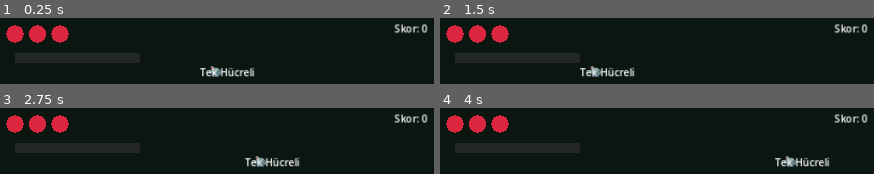
Above: before the commit, frames 1-4 (two rows, left to right).
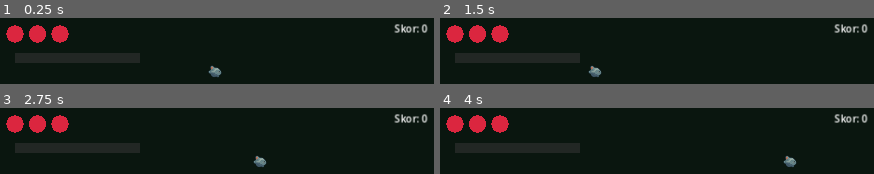
Above: after the commit, the same moments.

Repository: Trend25/Evolution_Game
Game: Godot game, scene res://scenes/Main.tscn
Two runs of this game, one before a commit and one after it. Both use one fixed random seed, a clock stepped at 60 frames per second and the inputs below.
Inputs (mouse positions are in pixels of both pictures, inside the frame that each line leads up to):
- Up to frame 1 (0.25 s): no input
- Up to frame 2 (1.5 s): tap Enter at 0.5 s; move the mouse to (outside the picture) at 0.52 s; click (outside the picture) at 0.67 s; tap Space at 1.25 s; drag from (outside the picture) to (outside the picture) at 1.27 s
- Up to frame 3 (2.75 s): tap Enter at 2 s; move the mouse to (outside the picture) at 2.02 s; click (outside the picture) at 2.17 s
- Up to frame 4 (4 s): tap Space at 2.75 s; drag from (outside the picture) to (outside the picture) at 2.77 s; tap Enter at 3.5 s; move the mouse to (outside the picture) at 3.52 s; click (outside the picture) at 3.67 s

The runs differ from the first frame. In frame 1, 1.1% of the frame differs, in the area x 46-59%, y 74-90%; in frame 2, 1.1%; in frame 3, 1.1%; in frame 4, 1.1%.

Commit message:
style: improve organism readability and bonus halo

Diff:
--- a/scripts/organism.gd
+++ b/scripts/organism.gd
@@ -16,6 +16,13 @@
 @export var tier: int = 0  # Solucan büyüme mekaniği: tier>0 ise fiziksel/görsel boyut büyür (bkz. OrganismTypes.tier_size_multiplier)
 @export var is_fish_part: bool = false  # Balık'ın iki parçadan biri mi (bkz. spawner.gd, _perform_fish_part_merge)
 @export var fish_part_index: int = 0  # 0 veya 1 — tamamlayıcı parça diğeriyle eşleşir
+
+# Görsel cila (visual-polish/stage-readability): isim etiketleri normal
+# oyunda kafa karıştırıcı/gereksiz olduğundan varsayılan olarak gizli.
+# QA/test script'leri, organizmayı sahneye eklemeden (add_child/_ready'den)
+# ÖNCE bu alanı true yaparak etiketi görünür kılabilir. Yeni bir autoload
+# veya project.godot değişikliği kasıtlı olarak eklenmedi.
+@export var show_debug_label: bool = false
 
 var _merge_armed: bool = false
 var _is_merging: bool = false
@@ -61,6 +68,7 @@
 		if tier > 0:
 			label_text = "%s (Büyük)" % label_text
 		_debug_label.text = label_text
+		_debug_label.visible = show_debug_label
 
 ## UC-02 Adım 1: Fizik motoru aynı seviyeden bir canlıyla temasını algıladığında çağrılır (body_entered).
 func _on_body_entered(body: Node) -> void:
--- a/scripts/organism_visual.gd
+++ b/scripts/organism_visual.gd
@@ -193,13 +193,36 @@
 const FISH_FRONT_TEXTURE: Texture2D = preload("res://assets/organisms/stage_03_fish_front.png")
 const FISH_BACK_TEXTURE: Texture2D = preload("res://assets/organisms/stage_03_fish_back.png")
 
+# Görsel cila (visual-polish/stage-readability): Stage 0-7 normal sprite
+# ölçeklemesi ÖNCEKİ (tuval genişliğine göre) haliyle korunuyor -- bkz.
+# _add_scaled_sprite. Yalnızca Balık ön/arka parçaları, okunabilirlik
+# şikayeti üzerine ("tek bakışta ayırt edilecek büyüklükte olsun"), bu
+# temel ölçeğin üzerine minimal bir `extra_scale` çarpanı alır (bkz.
+# _build_sprite_fish_part, FISH_PART_EXTRA_SCALE) -- ön ve arka AYNI
+# çarpanı kullanır (ikisinin tuvali aynı boyutta olduğundan kesim hattı
+# hizası bozulmaz), ~%64-66 görünür doluluk hedefiyle ölçüldü (bkz. rapor).
+# Tam Balık'ın (STAGE_TEXTURES[3]) ölçeği bu çarpandan ETKİLENMEZ.
+const FISH_PART_EXTRA_SCALE: float = 1.40
+
 # Bonus Sistemi (editör notu — erişilebilirlik): renk değişimine (altın ton)
 # ek olarak, renk körü oyuncular da ayırt edebilsin diye gövdenin arkasında
 # sürekli nabız atan yarı saydam bir hale/halka gösterilir.
-const BONUS_HALO_COLOR: Color = Color(1.0, 0.9, 0.4, 0.55)
-const BONUS_HALO_SCALE: float = 1.55
-const BONUS_HALO_PULSE_SCALE: float = 1.75
+# Görsel cila (visual-polish/stage-readability): eski düz/opak disk yerine,
+# gövdenin arkasında yumuşak, altın renkli bir "halka/glow" -- katmanlı,
+# gitgide saydamlaşan ince Line2D çemberler ile (bkz. GLOSS_LAYERS/
+# BLUSH_LAYERS ile aynı "gerçek radyal gradyan yerine üst üste katman"
+# tekniği). Merkez (gövdenin hemen dışı) kasıtlı olarak en soluk katmanı
+# taşır; bant ortasında en belirgin katman var -- düz bir dolgu değil,
+# gerçek bir "halka" hissi için.
+const BONUS_HALO_COLOR: Color = Color(1.0, 0.85, 0.35)
+const BONUS_HALO_BASE_SCALE: float = 1.22
+const BONUS_HALO_PULSE_SCALE: float = 1.30
 const BONUS_HALO_PULSE_DURATION: float = 0.9
+const BONUS_HALO_RING_LAYERS: Array[Dictionary] = [
+	{"scale": 1.05, "alpha": 0.09, "width_ratio": 0.09},
+	{"scale": 1.14, "alpha": 0.20, "width_ratio": 0.13},
+	{"scale": 1.22, "alpha": 0.10, "width_ratio": 0.10},
+]
 
 # Her aşama için siluet tarifi.
 # "blob" tipinde (artık kullanılmıyor, geriye dönük varsayılan): x_scale/
@@ -431,7 +454,7 @@
 ## yeniden-merkezleme yok -- README_TR.md "Kritik balik notu" ile birebir).
 func _build_sprite_fish_part(is_front: bool, radius: float, is_bonus: bool) -> void:
 	var texture: Texture2D = FISH_FRONT_TEXTURE if is_front else FISH_BACK_TEXTURE
-	_add_scaled_sprite(texture, radius, is_bonus)
+	_add_scaled_sprite(texture, radius, is_bonus, FISH_PART_EXTRA_SCALE)
 
 ## Cowork uygulama talimati ("Sprite olcegini merkezi bir yapidan yonet; her
 ## karakter icin kod icine dagilmis rastgele scale degerleri yazma"): TUM
@@ -442,14 +465,14 @@
 ## hic degismez; sadece bu gorsel kok radius'a eslenir. Bonus tint ve nabiz
 ## atan halo (_add_bonus_halo, cagiran _ready() icinde zaten cagriliyor)
 ## PNG'ye bake edilmez -- modulate ile canli canli uygulanir.
-func _add_scaled_sprite(texture: Texture2D, radius: float, is_bonus: bool) -> Sprite2D:
+func _add_scaled_sprite(texture: Texture2D, radius: float, is_bonus: bool, extra_scale: float = 1.0) -> Sprite2D:
 	var sprite := Sprite2D.new()
 	sprite.texture = texture
 	sprite.centered = true
 	sprite.position = Vector2.ZERO
 	sprite.texture_filter = CanvasItem.TEXTURE_FILTER_LINEAR
 	var tex_width: float = max(float(texture.get_width()), 1.0)
-	var fit_scale: float = (radius * 2.0) / tex_width
+	var fit_scale: float = (radius * 2.0) / tex_width * extra_scale
 	sprite.scale = Vector2(fit_scale, fit_scale)
 	sprite.modulate = Color.WHITE.lerp(BONUS_TINT_COLOR, BONUS_TINT_STRENGTH) if is_bonus else Color.WHITE
 	add_child(sprite)
@@ -921,17 +944,27 @@
 ## nabız gibi büyüyüp küçülen yarı saydam bir hale ekler; sadece altın renk
 ## tonuna güvenmeyen, ikinci ve bağımsız bir "bu canlı özel" ipucu sağlar.
 func _add_bonus_halo(radius: float) -> void:
-	var halo := Polygon2D.new()
-	halo.polygon = _circle_points(radius * BONUS_HALO_SCALE, 24)
-	halo.color = BONUS_HALO_COLOR
-	halo.z_index = -2
-	add_child(halo)
-	var pulse_scale: float = BONUS_HALO_PULSE_SCALE / BONUS_HALO_SCALE
+	var halo_root := Node2D.new()
+	halo_root.z_index = -2
+	add_child(halo_root)
+	for layer in BONUS_HALO_RING_LAYERS:
+		var ring := Line2D.new()
+		var pts: PackedVector2Array = _circle_points(radius * float(layer.get("scale", 1.0)), 32)
+		var closed_pts: PackedVector2Array = pts.duplicate()
+		closed_pts.append(pts[0])
+		ring.points = closed_pts
+		ring.width = max(radius * float(layer.get("width_ratio", 0.08)), 1.0)
+		ring.default_color = Color(BONUS_HALO_COLOR.r, BONUS_HALO_COLOR.g, BONUS_HALO_COLOR.b, float(layer.get("alpha", 0.1)))
+		ring.joint_mode = Line2D.LINE_JOINT_ROUND
+		ring.begin_cap_mode = Line2D.LINE_CAP_ROUND
+		ring.end_cap_mode = Line2D.LINE_CAP_ROUND
+		halo_root.add_child(ring)
+	var pulse_scale: float = BONUS_HALO_PULSE_SCALE / BONUS_HALO_BASE_SCALE
 	var tween: Tween = create_tween()
 	tween.set_loops()
 	tween.set_trans(Tween.TRANS_SINE).set_ease(Tween.EASE_IN_OUT)
-	tween.tween_property(halo, "scale", Vector2(pulse_scale, pulse_scale), BONUS_HALO_PULSE_DURATION)
-	tween.tween_property(halo, "scale", Vector2.ONE, BONUS_HALO_PULSE_DURATION)
+	tween.tween_property(halo_root, "scale", Vector2(pulse_scale, pulse_scale), BONUS_HALO_PULSE_DURATION)
+	tween.tween_property(halo_root, "scale", Vector2.ONE, BONUS_HALO_PULSE_DURATION)
 
 ## Canlı belirdiğinde (bırakılan ya da evrimle oluşan) küçükten büyüyerek
 ## "patlar gibi" beliren kısa bir hareket katar. Sadece görseldir; çarpışma
